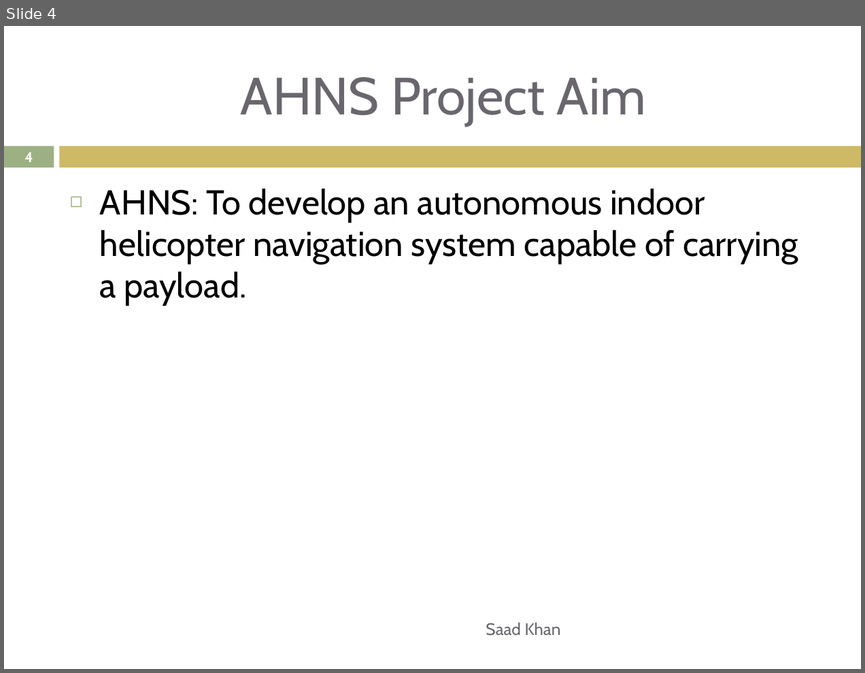
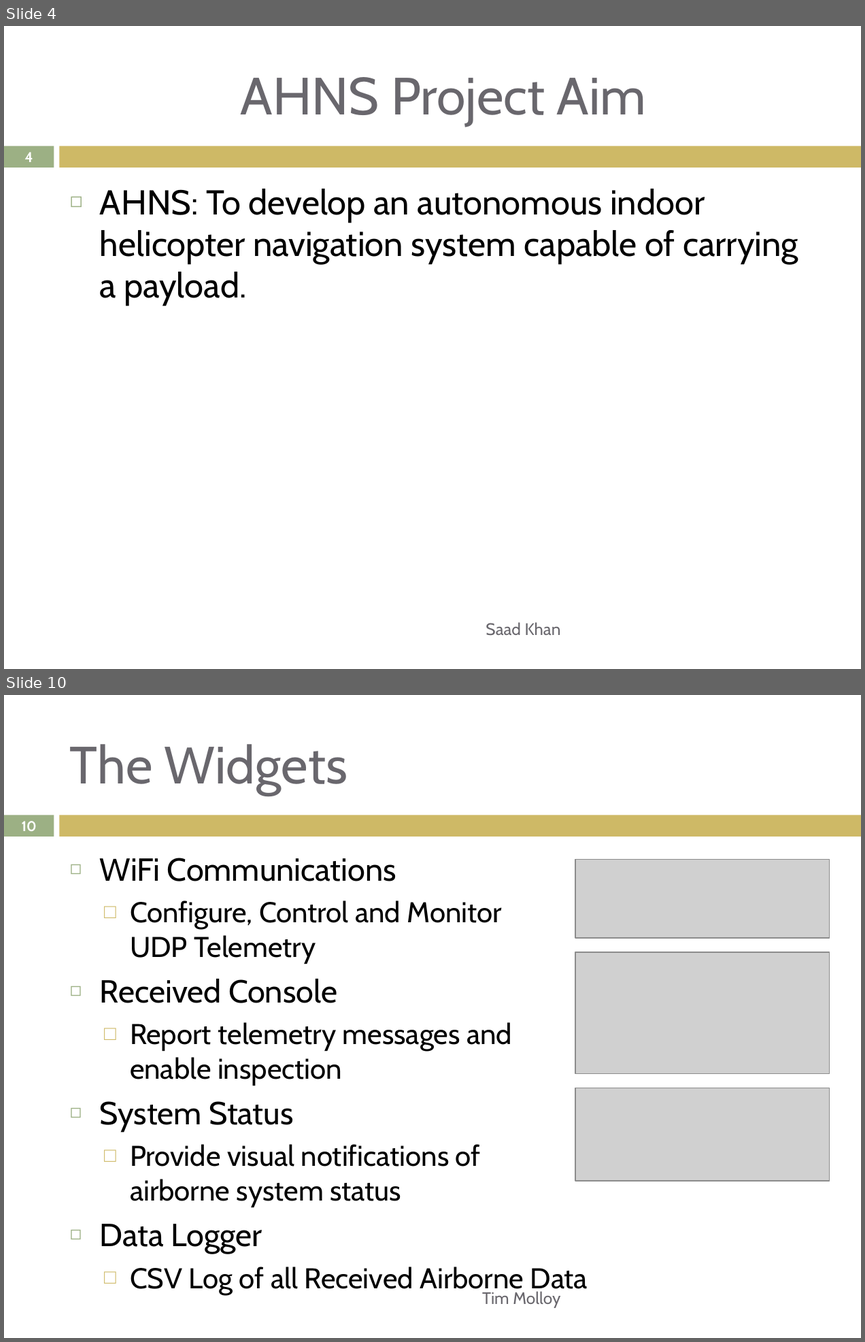
Before and after one commit to lijian8/ahns10, a slide deck: docproject/official_ahns/presentations/tim_semester1.pptx. Shown one above the other, each under a label of ours: slide 4 before the commit, slides 4 and 10 after it; the slides between them are not shown. The pictures are 865x673 and 865x1342 pixels, drawn with LibreOffice and Linux fonts; fonts in the diff are those of the drawing; grey boxes stand for pictures. Boxes give left, top, right and bottom in pixels: in the first picture for what was removed or moved away, otherwise in the second. Text is boxed around its words. In the diff, an @@ line names an element or a change of style, - is before the commit and + after.

```diff
--- a/docproject/official_ahns/presentations/tim_semester1.pptx
+++ b/docproject/official_ahns/presentations/tim_semester1.pptx
@@ slide 10 added at (4,695,861,1338), background #FFFFFF; not listed: 2 template elements that a slide beside it also shows @@
@@ title added at (70,744,347,795), 44 pt, text #69676D @@
+The Widgets
@@ page number added at (22,821,37,831), 11.9 pt, text #FFFFFF, bold @@
+10
@@ text added at (100,858,587,1294), 24.1 pt, text #000000 @@
+◻ WiFi Communications
+  □ Configure, Control and Monitor
+    UDP Telemetry
+◻ Received Console
+  □ Report telemetry messages and
+    enable inspection
+◻ System Status
+  □ Provide visual notifications of
+    airborne system status
+◻ Data Logger
+  □ CSV Log of all Received Airborne Data
@@ picture added at (575,860,829,938) @@
@@ picture added at (575,952,829,1074) @@
@@ picture added at (575,1087,829,1180) @@
@@ text added at (482,1291,560,1308), 14 pt, text #69676D @@
+Tim Molloy
```
Also in this commit, not shown: 4 slides changed, 8 other slides added.
